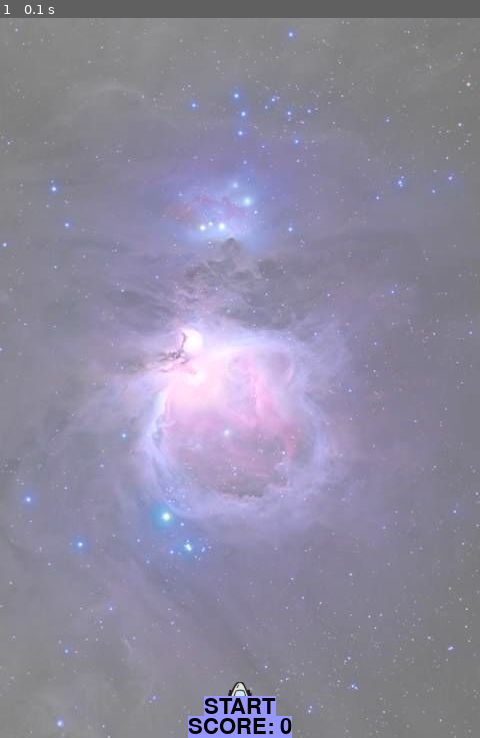
Above: before the commit, frame 1.
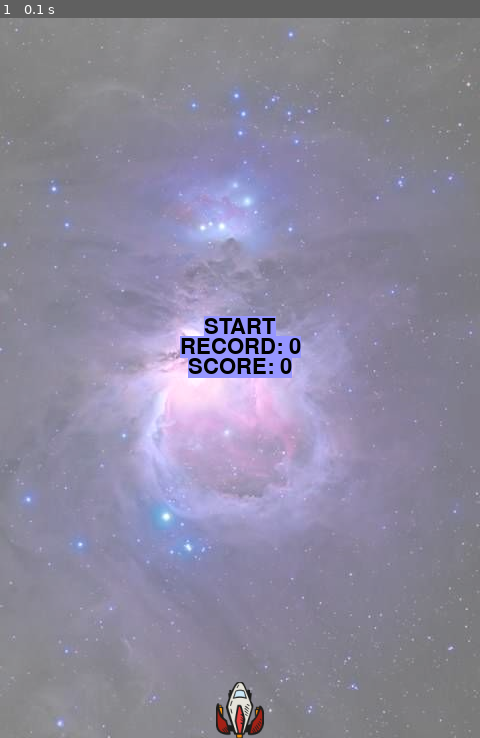
Above: after the commit, the same moment.

Repository: eldoranstars/pygame
Game: pygame game, started from game.py
The game is run twice, just before and just after one commit, with the same random seed, the same clock (stepped at 60 frames per second) and the same inputs.
Inputs:
- Up to frame 1 (0.1 s): no input

The runs differ from the first frame. In frame 1, 2.9% of the frame differs, in the area x 37-63%, y 41-100%.

Commit message:
addRecord

Diff:
--- a/game_functions.py
+++ b/game_functions.py
@@ -14,8 +14,9 @@
 settings = Settings()
 screen = Screen(settings)
 ship = Ship(screen)
-start = Text(screen, "START", screen.rect.centerx, screen.rect.bottom - 20)
-score = Text(screen, "SCORE: {:,}", screen.rect.centerx, screen.rect.bottom)
+start = Text(screen, "START", screen.rect.centerx, screen.rect.centery - 40)
+score = Text(screen, "SCORE: {:,}", screen.rect.centerx, screen.rect.centery)
+record = Text(screen, "RECORD: {:,}", screen.rect.centerx, screen.rect.centery - 20)
 
 def check_events(stats):
     # Отслеживание событий клавиатуры и мыши.
@@ -51,6 +52,7 @@
                 aliens.remove(alien)
                 settings.score += 1
                 score.update_text(settings.score)
+                record.update_text(settings.record)
                 try:
                     bullets.remove(bullet)
                 # если пуля попала сразу в оба объекта
@@ -75,8 +77,11 @@
                 bullets.clear()
             else:
                 stats.game_active = False
+                if settings.score > settings.record:
+                    settings.record = settings.score
                 settings.reset_settings()
                 score.update_text(settings.score)
+                record.update_text(settings.record)
                 ship.rect.centerx = screen.rect.centerx
                 ship.rect.bottom = screen.rect.bottom
                 aliens.clear()
@@ -93,6 +98,7 @@
     if not stats.game_active:
         start.blitme()
         score.blitme()
+        record.blitme()
     pygame.display.update()
 
 def update_player():
--- a/settings.py
+++ b/settings.py
@@ -2,6 +2,9 @@
 
 class Settings():
     def __init__(self):
+        # Параметры игры
+        self.ship_limit = 1
+        self.record = 0
         # Параметры экрана
         self.screen_width = 480
         self.screen_height = 720
@@ -17,11 +20,10 @@
         self.alien_sf_max = 5
         self.alien_allowed = 15
         # Динамические параметры игры
-        self.ship_limit = 1
         self.reset_settings()
 
     def reset_settings(self):
-        # Сброс параметров игры
+        # Сбросить параметры игры
         self.ships_left = self.ship_limit
         self.ship_speed_factor = 5
         self.alien_chance = 5
Not shown, changed: images/izuchaem-python.pdf
